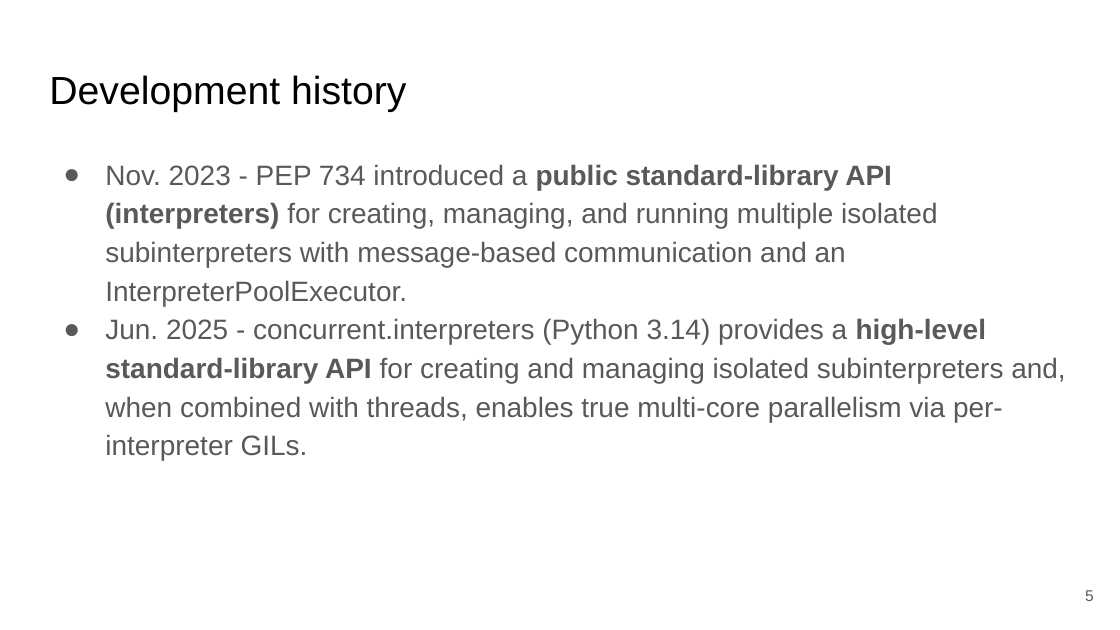
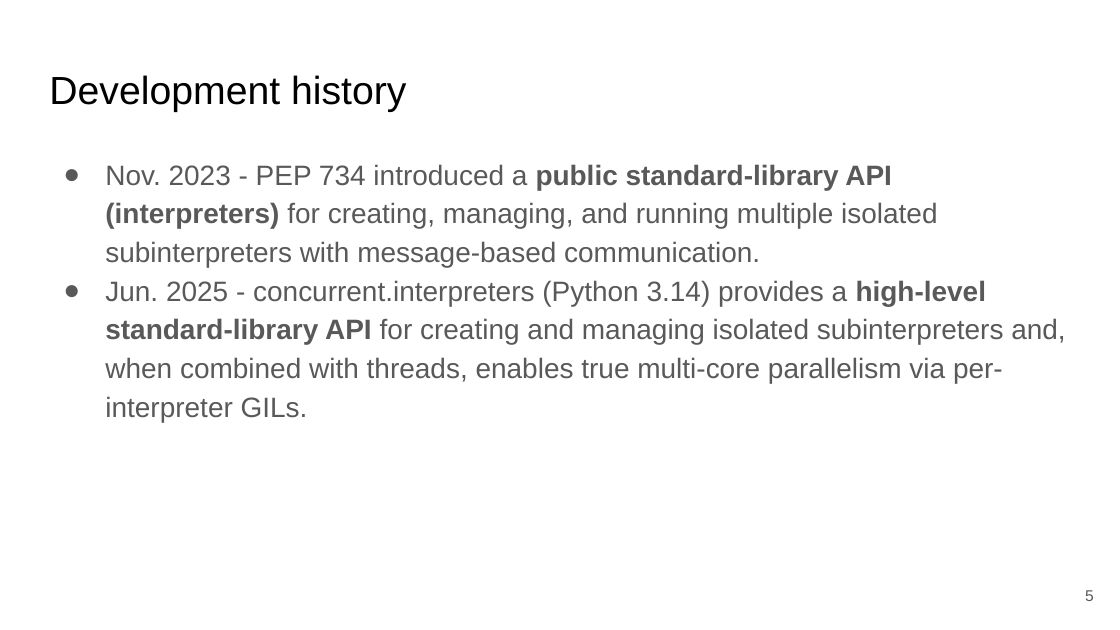
Before and after one commit to SSStas/mipt-python-course, a slide deck: slide 5 of subinterpreters_project/Subinterpreters.pptx. Drawn at 1120x630 pixels with LibreOffice and Linux fonts; fonts in the diff are those of the drawing. Boxes give left, top, right and bottom in pixels: in the first picture for what was removed or moved away, otherwise in the second. Text is boxed around its words. In the diff, an @@ line names an element or a change of style, - is before the commit and + after.

Commit message:
Fixed presentation; added subinterpreters isolation check

```diff
--- a/subinterpreters_project/Subinterpreters.pptx
+++ b/subinterpreters_project/Subinterpreters.pptx
@@ text at (105,164,937,267): text changed @@
-● Nov. 2023 - PEP 734 introduced a public standard-library API (interpreters) for creating, managing, and running multiple isolated subinterpreters with message-based communication and an InterpreterPoolExecutor.
+● Nov. 2023 - PEP 734 introduced a public standard-library API (interpreters) for creating, managing, and running multiple isolated subinterpreters with message-based communication.
```
Also in this commit, not shown: 18 other slides changed, 3 slides added, 1 slide removed, 7 other files.
